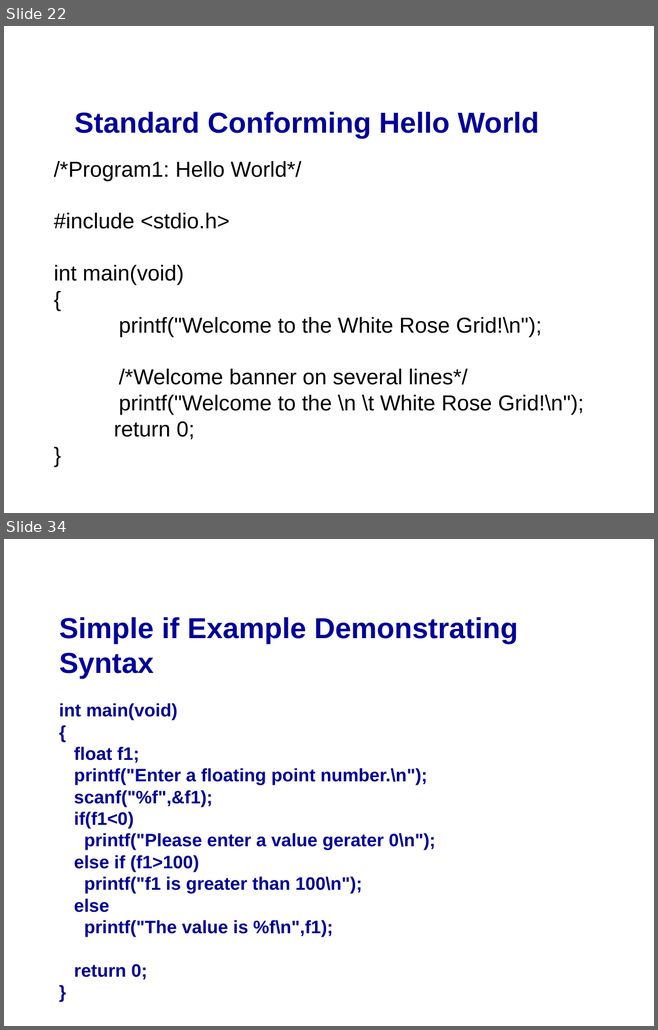
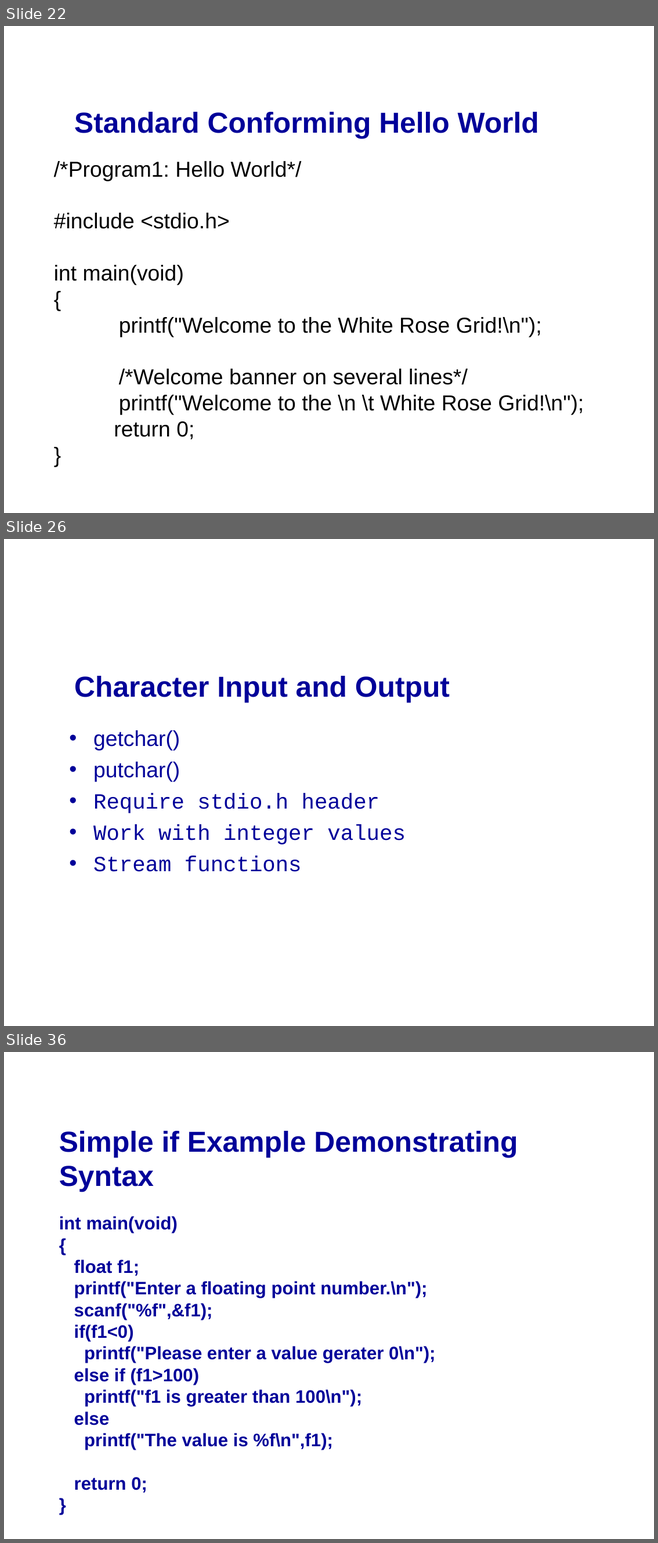
Before and after one commit to mikeg64/iome, a slide deck: src/examples/course/c/presentation/IntrotoC1.ppt. Shown one above the other, each under a label of ours: slides 22 and 34 before the commit, slides 22, 26 and 36 after it; the slides between them are not shown. The pictures are 658x1030 and 658x1543 pixels, drawn with LibreOffice and Linux fonts; fonts in the diff are those of the drawing; background and template pictures are left out. Boxes give left, top, right and bottom in pixels: in the first picture for what was removed or moved away, otherwise in the second. Text is boxed around its words. In the diff, an @@ line names an element or a change of style, - is before the commit and + after.

```diff
--- a/src/examples/course/c/presentation/IntrotoC1.ppt
+++ b/src/examples/course/c/presentation/IntrotoC1.ppt
@@ slide 26 added at box(4, 539, 654, 1026), background picture (left out) @@
@@ text added at box(74, 676, 449, 703), 32 pt, text #000099, bold @@
+Character Input and Output
@@ text added at box(93, 730, 405, 872), 24 pt, text #000099 @@
+• getchar()
+• putchar()
+• Require stdio.h header
+• Work with integer values
+• Stream functions
@@ what was slide 34 is now slide 36 @@
```
Also in this commit, not shown: 43 slides changed, 1 other slide added, 15 other files.
